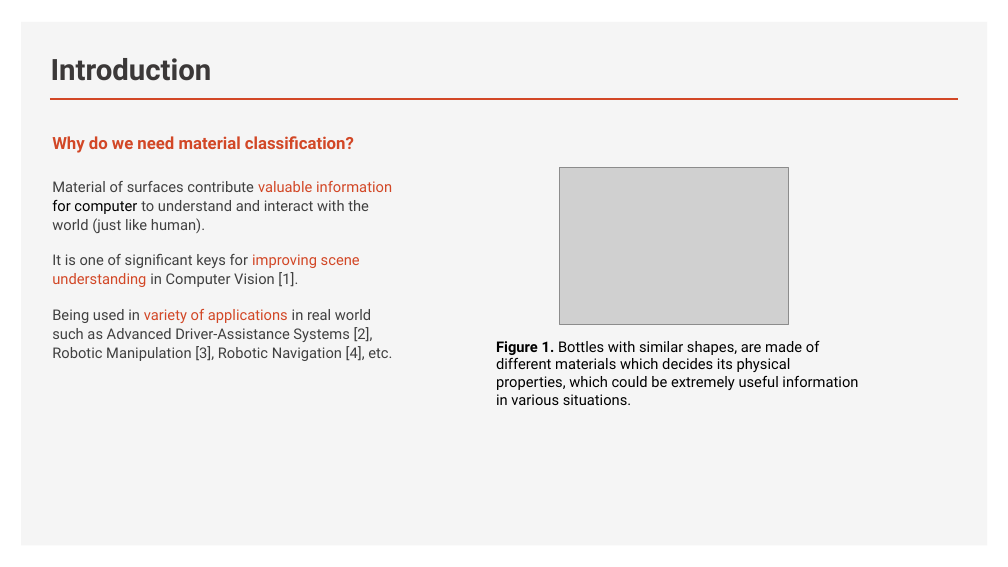
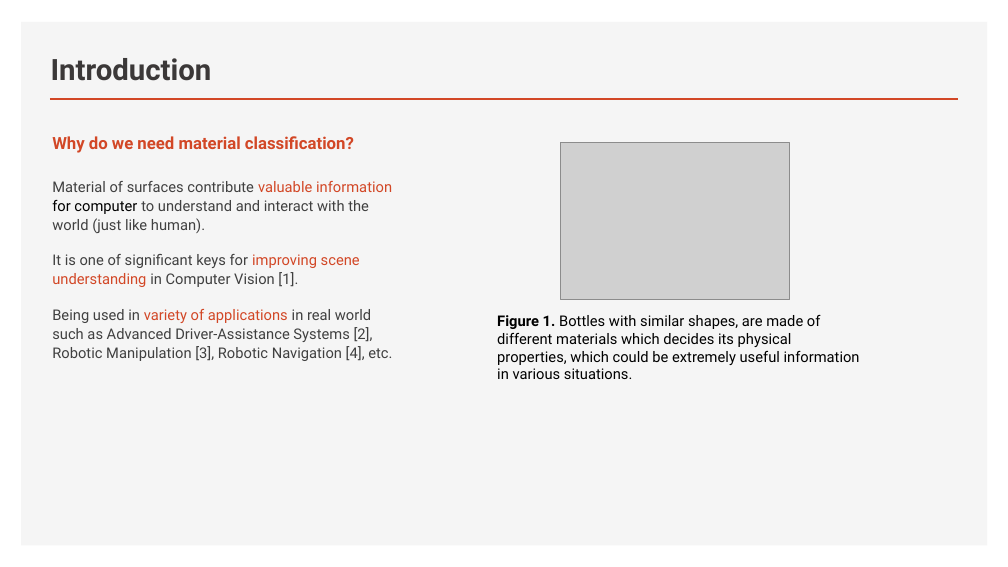
Before and after one commit to truongphucanh/material-classification, a slide deck: slide 4 of summary/slides/main.pptx. Drawn at 1008x567 pixels with LibreOffice and Linux fonts; fonts in the diff are those of the drawing; grey boxes stand for pictures. Boxes give left, top, right and bottom in pixels: in the first picture for what was removed or moved away, otherwise in the second. Text is boxed around its words. In the diff, an @@ line names an element or a change of style, - is before the commit and + after.

```diff
--- a/summary/slides/main.pptx
+++ b/summary/slides/main.pptx
@@ picture moved from (x1=560, y1=168, x2=789, y2=324) to (x1=560, y1=142, x2=789, y2=299) @@
@@ text "Figure 1. Bottles with similar ..." moved from (x1=496, y1=341, x2=858, y2=405) to (x1=497, y1=315, x2=860, y2=379) @@
```
Also in this commit, not shown: 5 other slides changed, 5 slides added, 1 slide removed.
